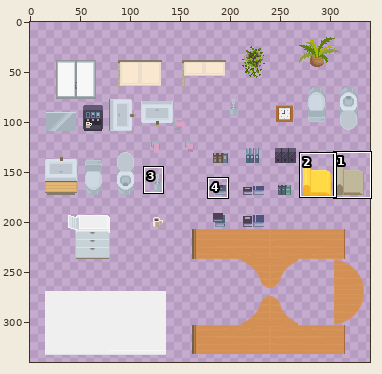
Edited in one commit: sprite sheet (tileset3.png). The picture above shows the old version from afar; the outline marks the close-up.
Close-up. Before the commit:
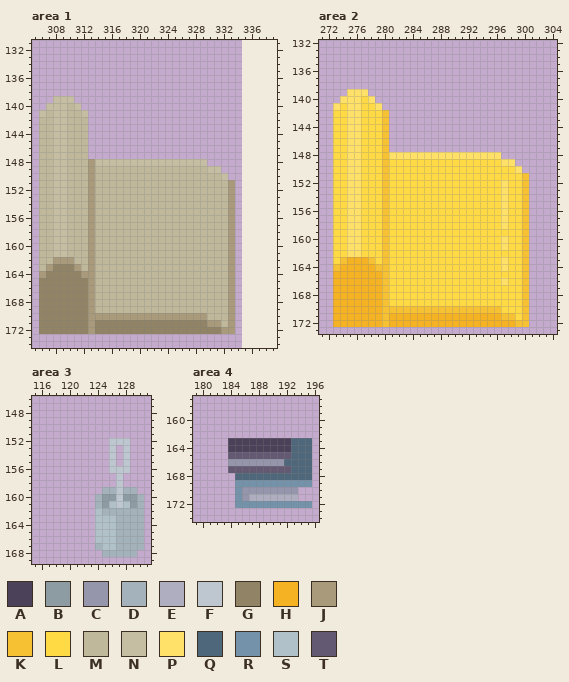
The file is 320x320 pixels. Pixels under 10% opacity are left out. Colours within 5 levels of each other are drawn and written as one. Shown: area 1: x 305..339, y 131..174; area 2: x 271..304, y 132..173; area 3: x 115..131, y 146..169; area 4: x 179..196, y 157..174. The old version is drawn lined up with the new one, on the new canvas. The commit also changed other parts of the picture, which this record leaves out.
Palette (. is transparent): A #4b4158  B #8d9ba3  C #9595ab  D #a4b3bb  E #aeaec0  F #bec6d0  G #918365  H #f5b222  J #a89a7a  K #f6c234  L #ffda45  M #c0b89b  N #c5bea3  P #ffe16a  Q #4f677a  R #7492aa  S #b1c1ca  T #645972
Pixels before, area 1, first column x 306:
139 ..NNN.......................
140 .NNNMN......................
141 NMNNMMN.....................
142 MMNNMMM.....................
143 MMNNMMM.....................
144 MMNNMMM.....................
145 MMNNMMM.....................
146 MMNNMMM.....................
147 MMNNMMM.....................
148 MMNNMMMJNNNNNNNNNNNNNNNN....
149 MMNNMMMJMMMMMMMMMMMMMMMMNN..
150 MMNNMMMJMMMMMMMMMMMMMMMMMMN.
151 MMNNMMMJMMMMMMMMMMMMMMMMMMMJ
152 MMNNMMMJMMMMMMMMMMMMMMMMMMMJ
153 MMNNMMMJMMMMMMMMMMMMMMMMMMMJ
154 MMNNMMMJMMMMMMMMMMMMMMMMMMMJ
155 MMNNMMMJMMMMMMMMMMMMMMMMMMMJ
156 MMNNMMMJMMMMMMMMMMMMMMMMMMMJ
157 MMNNMMMJMMMMMMMMMMMMMMMMMMMJ
158 MMNNMMMJMMMMMMMMMMMMMMMMMMMJ
159 MMNNMMMJMMMMMMMMMMMMMMMMMMMJ
160 MMNNMMMJMMMMMMMMMMMMMMMMMMMJ
161 MMNNMMMJMMMMMMMMMMMMMMMMMMMJ
162 MMJJJMMJMMMMMMMMMMMMMMMMMMMJ
163 MJGGGJMJMMMMMMMMMMMMMMMMMMMJ
164 JGGGGGJJMMMMMMMMMMMMMMMMMMMJ
165 GGGGGGGJMMMMMMMMMMMMMMMMMMMJ
166 GGGGGGGJMMMMMMMMMMMMMMMMMMMJ
167 GGGGGGGJMMMMMMMMMMMMMMMMMMMJ
168 GGGGGGGJMMMMMMMMMMMMMMMMMMMJ
169 GGGGGGGJMMMMMMMMMMMMMMMMMMMJ
170 GGGGGGGJJJJJJJJJJJJJJJJJMMMJ
171 GGGGGGGJGGGGGGGGGGGGGGGGJJMJ
172 GGGGGGGJGGGGGGGGGGGGGGGGGGJJ
Pixels before, area 2, first column x 273:
139 ..PPP.......................
140 .PPPLP......................
141 PLPPLLP.....................
142 LLPPLLLK....................
143 LLPPLLLK....................
144 LLPPLLLK....................
145 LLPPLLLK....................
146 LLPPLLLK....................
147 LLPPLLLK....................
148 LLPPLLLKPPPPPPPPPPPPPPPP....
149 LLPPLLLKLLLLLLLLLLLLLLLLPP..
150 LLPPLLLKLLLLLLLLLLLLLLLLLLP.
151 LLPPLLLKLLLLLLLLLLLLLLLLLLLK
152 LLPPLLLKLLLLLLLLLLLLLLLLPLLK
153 LLPPLLLKLLLLLLLLLLLLLLLLPLLK
154 LLPPLLLKLLLLLLLLLLLLLLLLPLLK
155 LLPPLLLKLLLLLLLLLLLLLLLLPLLK
156 LLPPLLLKLLLLLLLLLLLLLLLLPLLK
157 LLPPLLLKLLLLLLLLLLLLLLLLPLLK
158 LLPPLLLKLLLLLLLLLLLLLLLLPLLK
159 LLPPLLLKLLLLLLLLLLLLLLLLLLLK
160 LLPPLLLKLLLLLLLLLLLLLLLLPLLK
161 LLPPLLLKLLLLLLLLLLLLLLLLPLLK
162 LLPPLLLKLLLLLLLLLLLLLLLLLLLK
163 LKHHHKLKLLLLLLLLLLLLLLLLPLLK
164 KHHHHHKKLLLLLLLLLLLLLLLLPLLK
165 HHHHHHHKLLLLLLLLLLLLLLLLLLLK
166 HHHHHHHKLLLLLLLLLLLLLLLLPLLK
167 HHHHHHHKLLLLLLLLLLLLLLLLLLLK
168 HHHHHHHKLLLLLLLLLLLLLLLLLLLK
169 HHHHHHHKLLLLLLLLLLLLLLLLLLLK
170 HHHHHHHKKKKKKKKKKKKKKKKKLLLK
171 HHHHHHHKHHHHHHHHHHHHHHHHKKLK
172 HHHHHHHKHHHHHHHHHHHHHHHHHHKK
Pixels before, area 3, first column x 124:
152 ..FFF..
153 ..F.F..
154 ..F.F..
155 ..F.F..
156 ..FFF..
157 ...F...
158 ...F...
159 .DDFDD.
160 DBBFBBD
161 DBSFSBD
162 SDDDDDD
163 SSSDDDD
164 SSSDDDD
165 SSSDDDD
166 SSSDDDD
167 DSSDDDD
168 .DDDDD.
Pixels before, area 4, first column x 184:
163 AAAAAAAAAQQQ
164 AAAAAAAAAQQQ
165 TTTTTTTTTQQQ
166 CCCCCCCCQQQQ
167 TTTTTTTTTQQQ
168 .QQQQQQQQQQQ
169 .RRRRRRRRRRR
170 .RCCCCCCCC..
171 .RCEEEEEEE..
172 .RRRRRRRRRRR
After the commit:
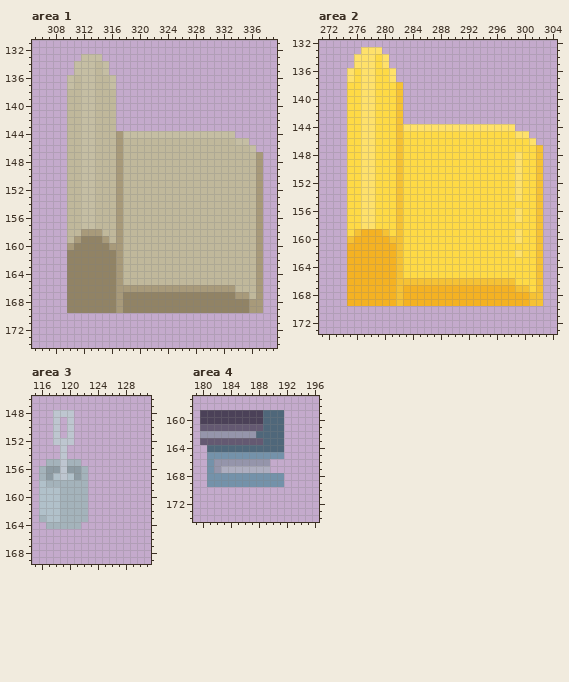
Diff:
canvas 320x320 -> 340x340, the old top-left corner now at 15,13
Changed rows in their new state; - is an unchanged pixel.
Area 1:
first column x 306:
133 ------NNN-----------------------
134 -----NNNMN----------------------
135 -----NNNMN----------------------
136 ----NMNNMMN---------------------
137 ----NMNNMMN---------------------
138 ----MMNNMMM---------------------
139 --..MMNNMMM---------------------
140 -...-MNNMMM---------------------
141 ....---NMMM---------------------
142 ....--NNMMM---------------------
143 ....--NNMMM---------------------
144 ....--NNMMMJNNNNNNNNNNNNNNNN----
145 ....--NNMMMJMMMMMMMMMMMMMMMMNN--
146 ....--NNMMMJMMMMMMMMMMMMMMMMMMN-
147 ....--NNMMMJMMMMMMMMMMMMMMMMMMMJ
148 ....--NNMMMJMMMMMMMMMMMMMMMMMMMJ
149 ....--NN---J------------MMMMMMMJ
150 ....--NN---J--------------MMMMMJ
151 ....--NN---J---------------MMMMJ
152 ....--NN---J---------------MMMMJ
153 ....--NN---J---------------MMMMJ
154 ....--NN---J---------------MMMMJ
155 ....--NN---J---------------MMMMJ
156 ....--NN---J---------------MMMMJ
157 ....--NN---J---------------MMMMJ
158 ....--J-J--J---------------MMMMJ
159 ....-JGGGJ-J---------------MMMMJ
160 ....JGGGGGJJ---------------MMMMJ
161 ....GGGGGGGJ---------------MMMMJ
162 ....GGGGGGGJ---------------MMMMJ
163 ....-GGGGGGJ---------------MMMMJ
164 ....--GGGGGJ---------------MMMMJ
165 ....---GGGGJ---------------MMMMJ
166 ....---GGGGJJJJJJJJJJJJJJJJ-MMMJ
167 ....---GGGGJGGGGGGGGGGGGGGGGJJMJ
168 ....---GGGGJGGGGGGGGGGGGGGGGGGJJ
169 ....---GGGGJGGGGGGGGGGGGGGGGGGJJ
170 ............................----
171 ............................----
172 ............................----
Area 2:
first column x 273:
133 ----PPP-----------------------
134 ---PPPLP----------------------
135 ---PPPLP----------------------
136 --PLPPLLP---------------------
137 --PLPPLLP---------------------
138 --LLPPLLLK--------------------
139 --LL-PLLLK--------------------
140 -.LLP-LLLK--------------------
141 ..LLPPLLLK--------------------
142 ..LLPP-LLK--------------------
143 ..LLPP-LLK--------------------
144 ..LLPP-LLKPPPPPPPPPPPPPPPP----
145 ..LLPP-LLKLLLLLLLLLLLLLLLLPP--
146 ..LLPP-LLKLLLLLLLLLLLLLLLLLLP-
147 ..LLPP-LLKLLLLLLLLLLLLLLLLLLLK
148 ..LLPP-LLKLLLLLLLLLLLLLLLLPLLK
149 ..LLPP-L-K--------------LLPLLK
150 ..LLPP-L-K-----------------LLK
151 ..LLPP-L-K----------------PLLK
152 ..LLPP-L-K--------------L-PLLK
153 ..LLPP-L-K--------------L-PLLK
154 ..LLPP-L-K--------------L-PLLK
155 ..LLPP-L-K--------------L--LLK
156 ..LLPP-L-K--------------L-PLLK
157 ..LLPP-L-K--------------L-PLLK
158 ..LLPP-L-K--------------L--LLK
159 ..LKHHH--K----------------PLLK
160 ..KHHHHHKK--------------L-PLLK
161 ..HHHHHHHK--------------L--LLK
162 ..HHHHHHHK----------------PLLK
163 ..---HHHHK--------------L--LLK
164 ..----HHHK--------------L--LLK
165 ..-----HHK-----------------LLK
166 ..-----HHKKKKKKKKKKKKKKKKK-LLK
167 ..-----HHKHHHHHHHHHHHHHHHHK-LK
168 ..-----HHKHHHHHHHHHHHHHHHHHHKK
169 ..-----HHKHHHHHHHHHHHHHHHHHHKK
170 ............................--
171 ............................--
172 ............................--
Area 3:
first column x 116:
148 --FFF----------
149 --F-F----------
150 --F-F----------
151 --F-F----------
152 --FFF-----...--
153 ---F------.-.--
154 ---F------.-.--
155 -DDFDD----.-.--
156 DBBFBBD---...--
157 DBSFSBD----.---
158 SDDDDDD----.---
159 SSSDDDD--.....-
160 SSSDDDD-.......
161 SSSDDDD-.......
162 SSSDDDD-.......
163 DSSDDDD-.......
164 -DDDDD--.......
165 --------.......
166 --------.......
167 --------.......
168 ---------.....-
Area 4:
first column x 180:
159 AAAAAAAAAQQQ----
160 AAAAAAAAAQQQ----
161 TTTTTTTTTQQQ----
162 CCCCCCCCQQQQ----
163 TTTTTTTTTQQQ....
164 -QQQQQQQQQQQ....
165 -RRRRRRRRRRR....
166 -RCC------......
167 -RCEEEEEEE......
168 -RRRRRRRRRRR....
169 -RRRR-------....
170 -----.........--
171 -----.........--
172 -----...........
Changed places in both close-ups, as pixel boxes (x1, y1, x2, y2):
changed: (39, 54, 263, 334)
changed: (333, 47, 543, 327)
changed: (39, 410, 144, 557)
changed: (200, 410, 312, 508)
